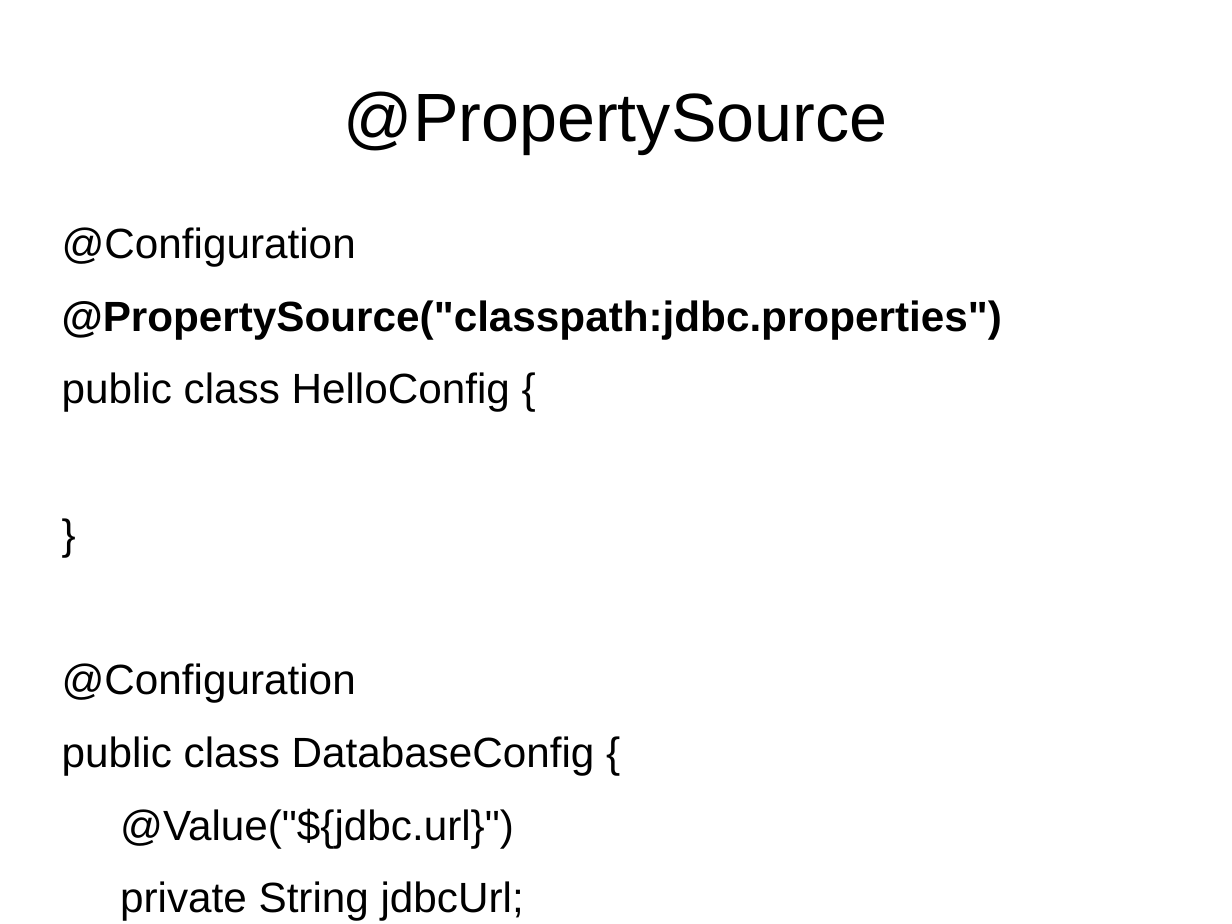
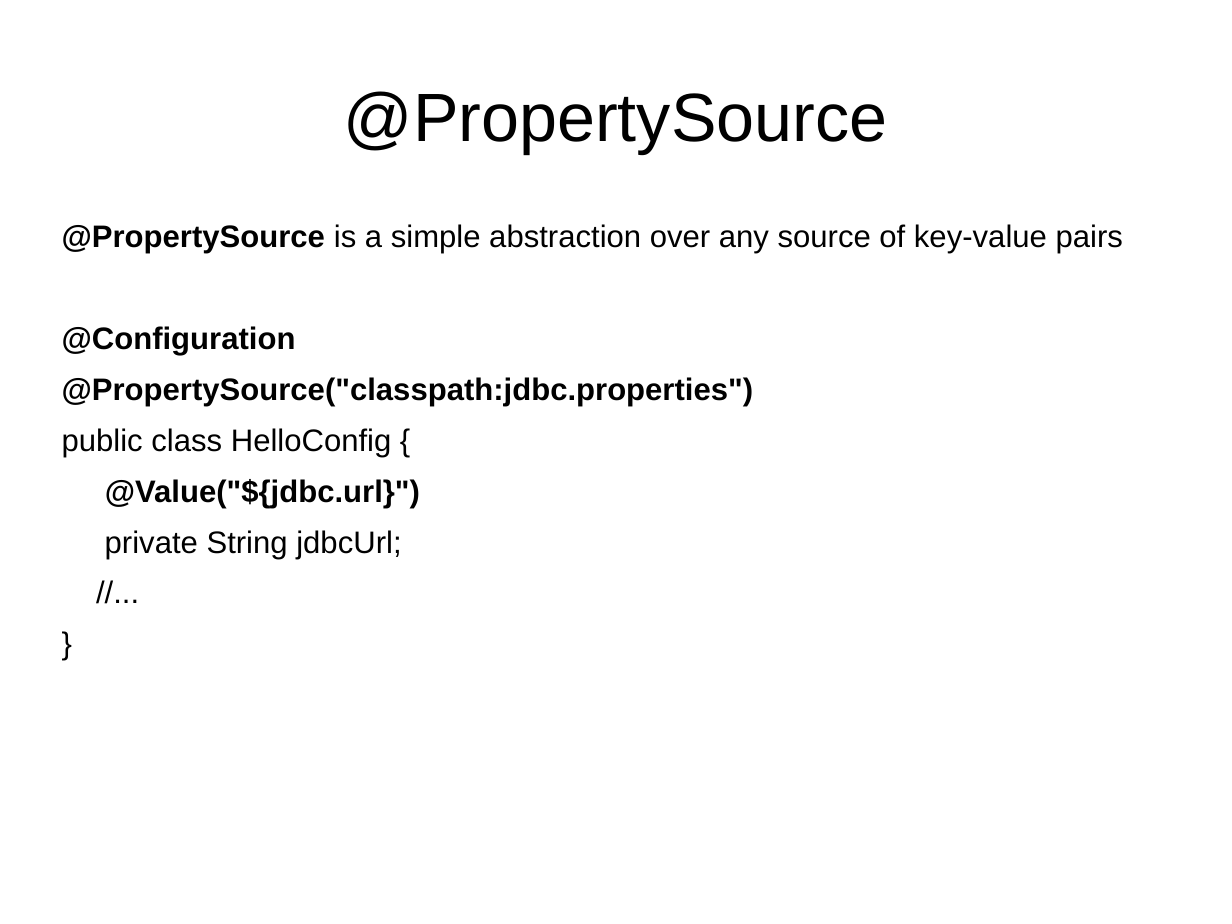
Before and after one commit to delia-popescu/spring-core, a slide deck: slide 27 of src/main/resources/spring_core.odp (slide 38 before the commit). Drawn at 1232x924 pixels with LibreOffice and Linux fonts; fonts in the diff are those of the drawing. Boxes give left, top, right and bottom in pixels: in the first picture for what was removed or moved away, otherwise in the second. Text is boxed around its words. In the diff, an @@ line names an element or a change of style, - is before the commit and + after.

Commit message:
-update presentation

```diff
--- a/src/main/resources/spring_core.odp
+++ b/src/main/resources/spring_core.odp
@@ text at <box>62,224,1123,559</box>: paragraph added @@
+//...
@@ text at <box>62,224,1123,253</box>: paragraph added @@
+@PropertySource is a simple abstraction over any source of key-value pairs
@@ text at <box>62,326,754,559</box>: size 27.2 to 20 pt in "@Configuration", "@PropertySource("classpath:jdbc.properties")", "public class HelloConfig {", "@Value("${jdbc.url}")" and 2 more places; bold on in "@Configuration", "@Value("${jdbc.url}")"; less space between paragraphs @@
@@ text at <box>62,663,595,775</box>: paragraphs removed @@
-}
-@Configuration
-public class DatabaseConfig {
```
Also in this commit, not shown: 23 other slides changed, 34 slides added, 14 slides removed.
